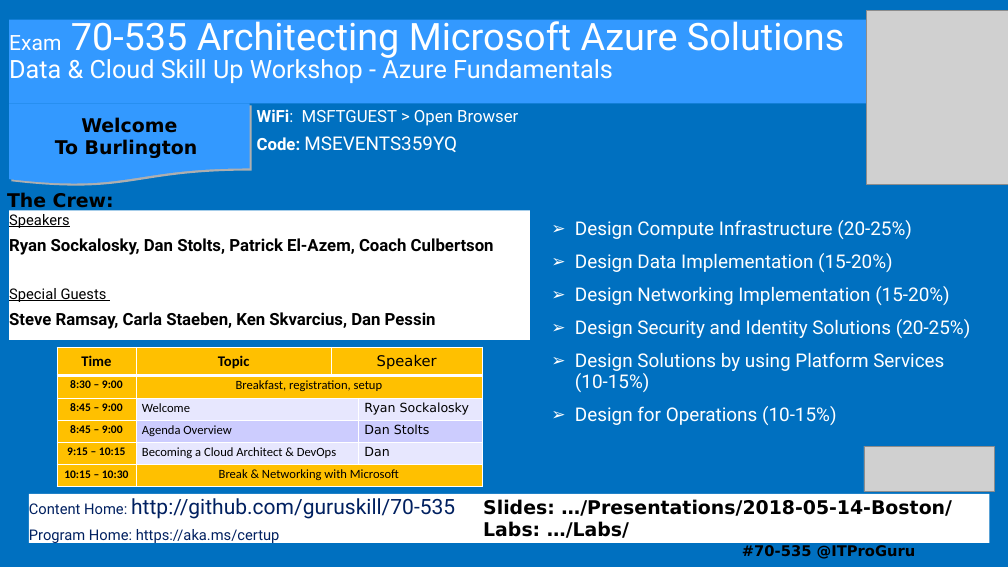
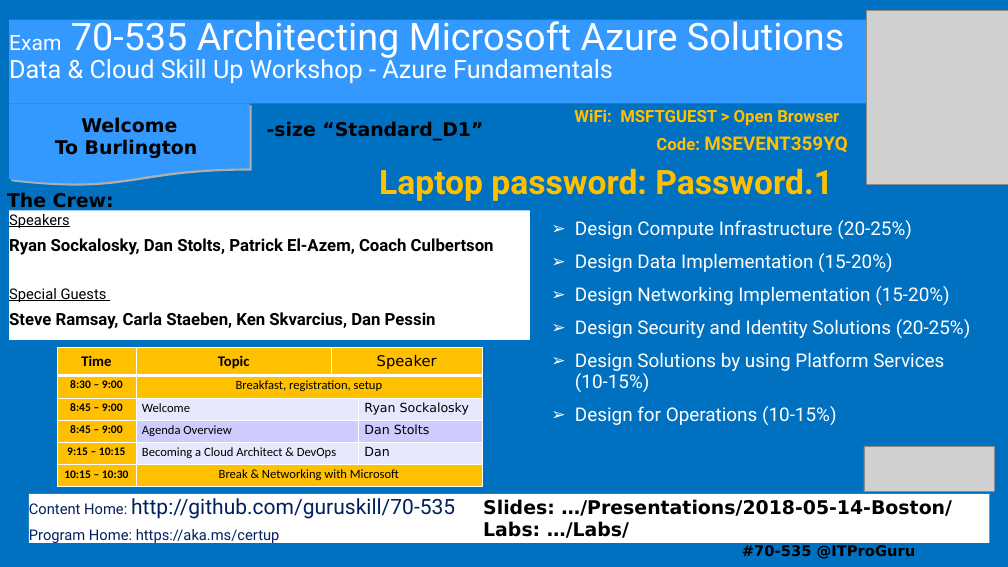
Before and after one commit to guruskill/70-535, a slide deck: slide 1 of Presentations/2018-05-14-Boston/535-Opening-Extra.pptx. Drawn at 1008x567 pixels with LibreOffice and Linux fonts; fonts in the diff are those of the drawing; grey boxes stand for pictures. Boxes give left, top, right and bottom in pixels: in the first picture for what was removed or moved away, otherwise in the second. Text is boxed around its words. In the diff, an @@ line names an element or a change of style, - is before the commit and + after.

```diff
--- a/Presentations/2018-05-14-Boston/535-Opening-Extra.pptx
+++ b/Presentations/2018-05-14-Boston/535-Opening-Extra.pptx
@@ text "WiFi: MSFTGUEST > Open Browser": place and size @@
-text "WiFi: MSFTGUEST > Open Browser" at [257, 109, 518, 152]
+text "WiFi: MSFTGUEST > Open Browser" at [379, 109, 847, 201]
@@ text at [574, 109, 839, 126]: text colour #FFFFFF to #FFC000, bold on in "WiFi: MSFTGUEST > Open Browser"; alignment left to right @@
@@ text added at [267, 121, 483, 141], 18 pt, text #000000, bold @@
+-size “Standard_D1”
@@ text at [379, 136, 847, 201]: text changed; size 18 to 32 pt; text colour #FFFFFF to #FFC000; bold on @@
-Code: MSEVENTS359YQ
+Code: MSEVENT359YQ
+Laptop password: Password.1
```
Also in this commit, not shown: 1 slide added, 1 slide removed.
